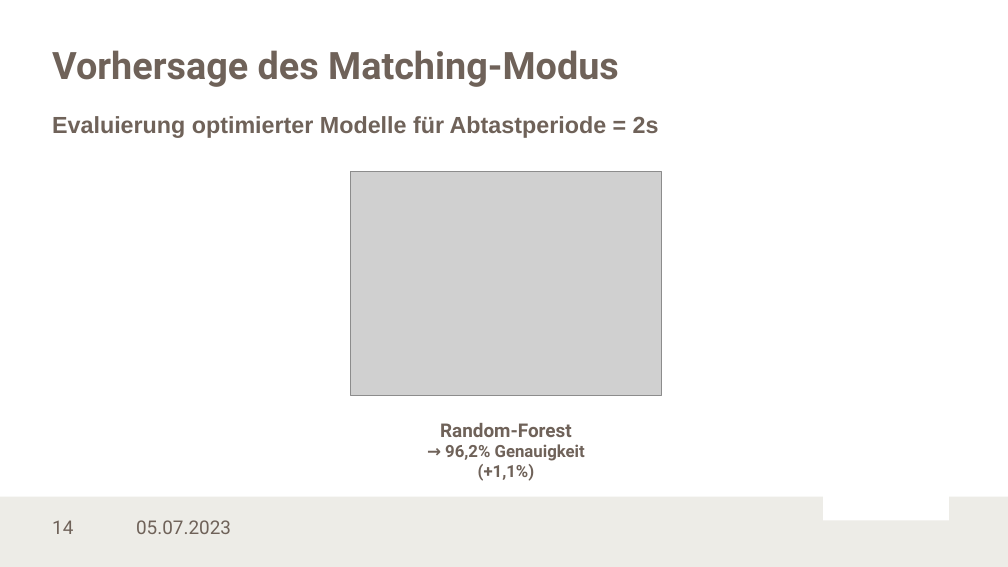
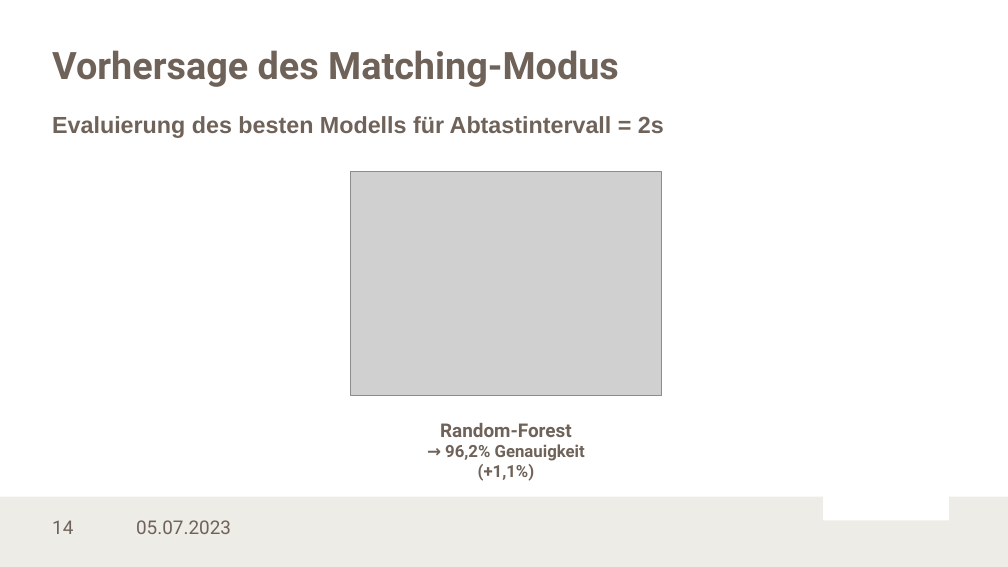
Before and after one commit to LennartKoepper/Bachelor-Thesis, a slide deck: slide 14 of Seminar/Bachelorseminar_02-07-2023.pptx. Drawn at 1008x567 pixels with LibreOffice and Linux fonts; fonts in the diff are those of the drawing; grey boxes stand for pictures; background and template pictures are left out. Boxes give left, top, right and bottom in pixels: in the first picture for what was removed or moved away, otherwise in the second. Text is boxed around its words. In the diff, an @@ line names an element or a change of style, - is before the commit and + after.

```diff
--- a/Seminar/Bachelorseminar_02-07-2023.pptx
+++ b/Seminar/Bachelorseminar_02-07-2023.pptx
@@ text at [52,116,664,138]: text changed @@
-Evaluierung optimierter Modelle für Abtastperiode = 2s
+Evaluierung des besten Modells für Abtastintervall = 2s
```
Also in this commit, not shown: 8 other slides changed.
